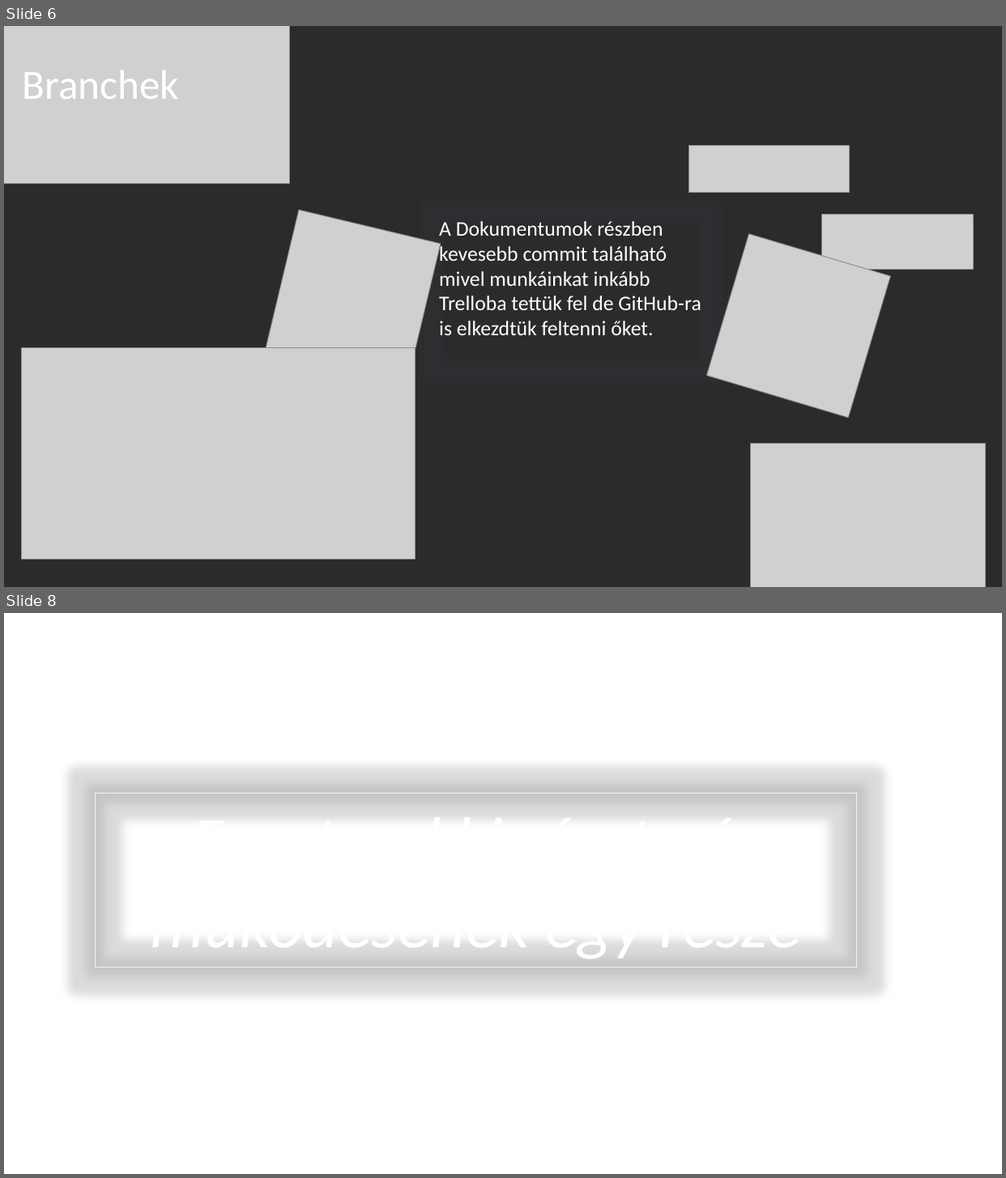
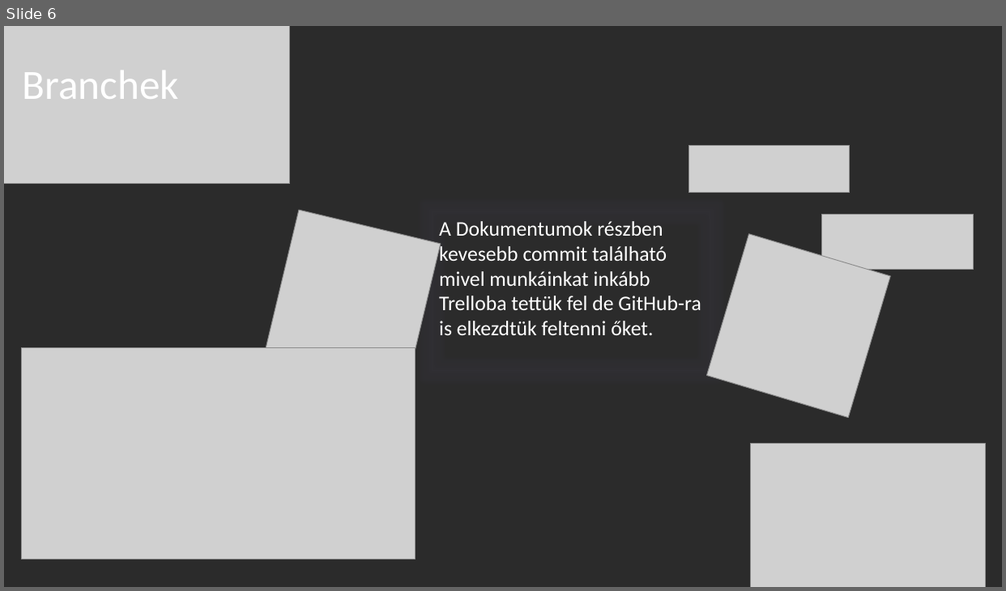
Before and after one commit to ponuzsr/vizsgaremek, a slide deck: Vizsgaremek_Ppt.pptx. Shown one above the other, each under a label of ours: slides 6 and 8 before the commit, slide 6 after it; the slides between them are not shown. The pictures are 1006x1178 and 1006x591 pixels, drawn with LibreOffice and Linux fonts; fonts in the diff are those of the drawing; grey boxes stand for pictures; background and template pictures are left out; a plain dark background stands for a picture behind light text. Boxes give left, top, right and bottom in pixels: in the first picture for what was removed or moved away, otherwise in the second. Text is boxed around its words. In the diff, an @@ line names an element or a change of style, - is before the commit and + after.

```diff
--- a/Vizsgaremek_Ppt.pptx
+++ b/Vizsgaremek_Ppt.pptx
@@ slide 8 removed at [4, 613, 1002, 1174], background picture (left out) @@
@@ rectangle removed at [95, 794, 856, 967] @@
-Frontend kinézete és működésének egy része
```
Also in this commit, not shown: 9 slides changed, 4 slides added, 4 other slides removed.
